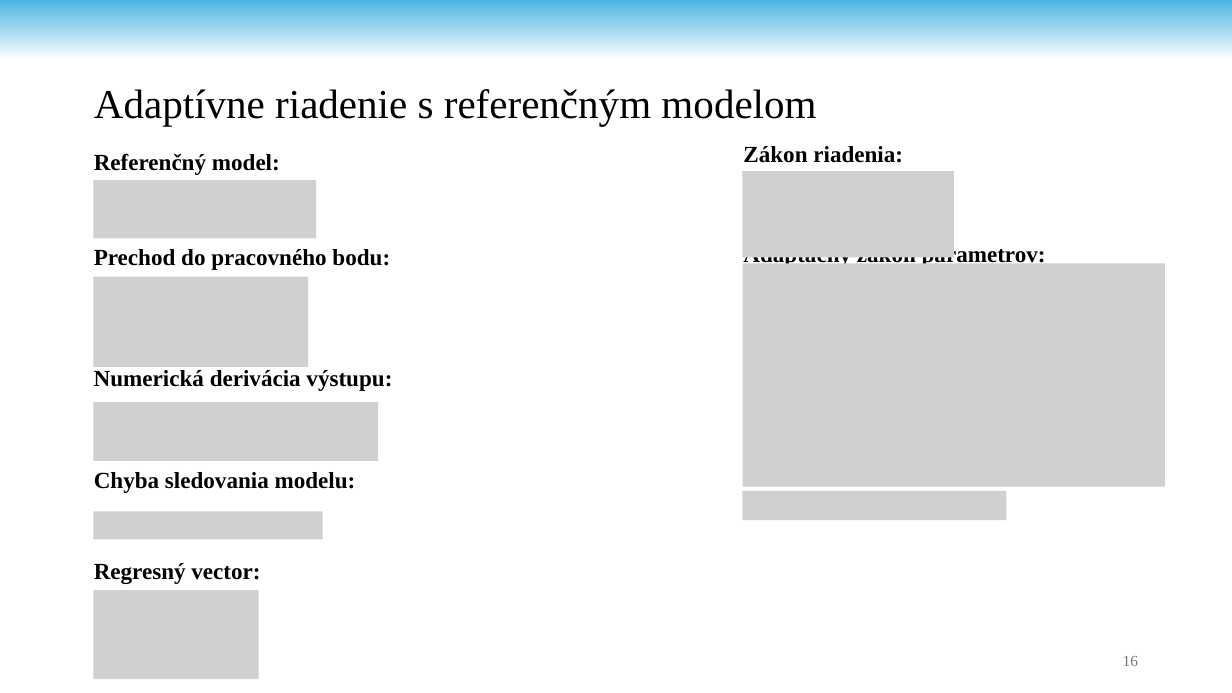
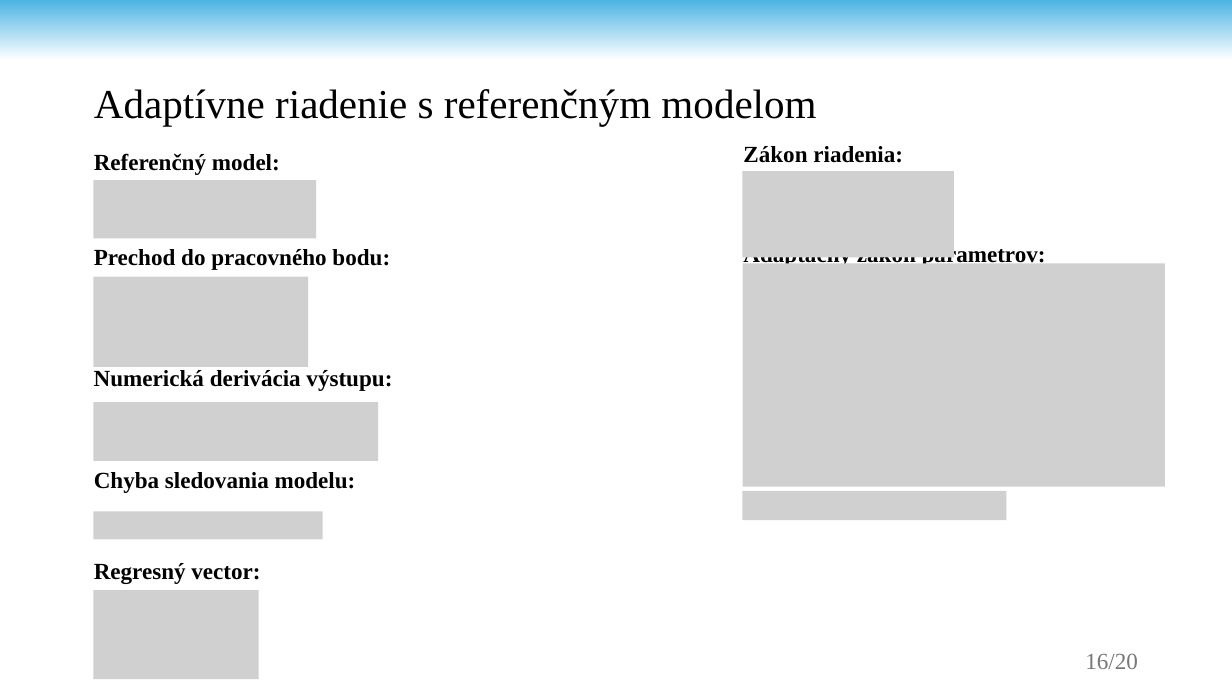
Before and after one commit to andrii-stoliar/DP-Stoliar, a slide deck: slide 16 of Prez/Prez.pptx. Drawn at 1232x693 pixels with LibreOffice and Linux fonts; fonts in the diff are those of the drawing; grey boxes stand for pictures; background and template pictures are left out. Boxes give left, top, right and bottom in pixels: in the first picture for what was removed or moved away, otherwise in the second. Text is boxed around its words. In the diff, an @@ line names an element or a change of style, - is before the commit and + after.

```diff
--- a/Prez/Prez.pptx
+++ b/Prez/Prez.pptx
@@ text at bbox=[1085, 653, 1138, 669]: text changed; size 12 to 18 pt @@
-16
+16/20
```
Also in this commit, not shown: 20 other slides changed, 1 other file.
